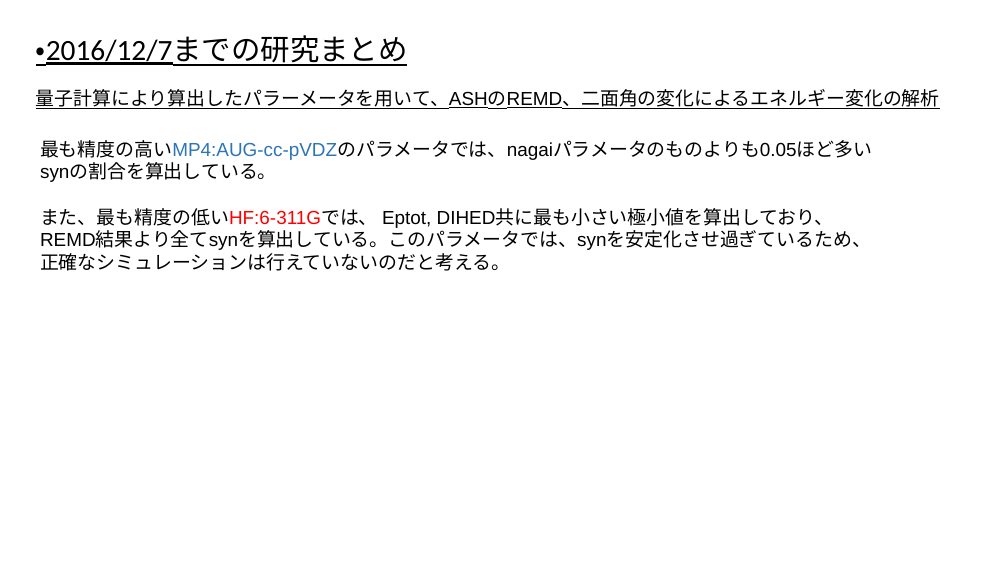
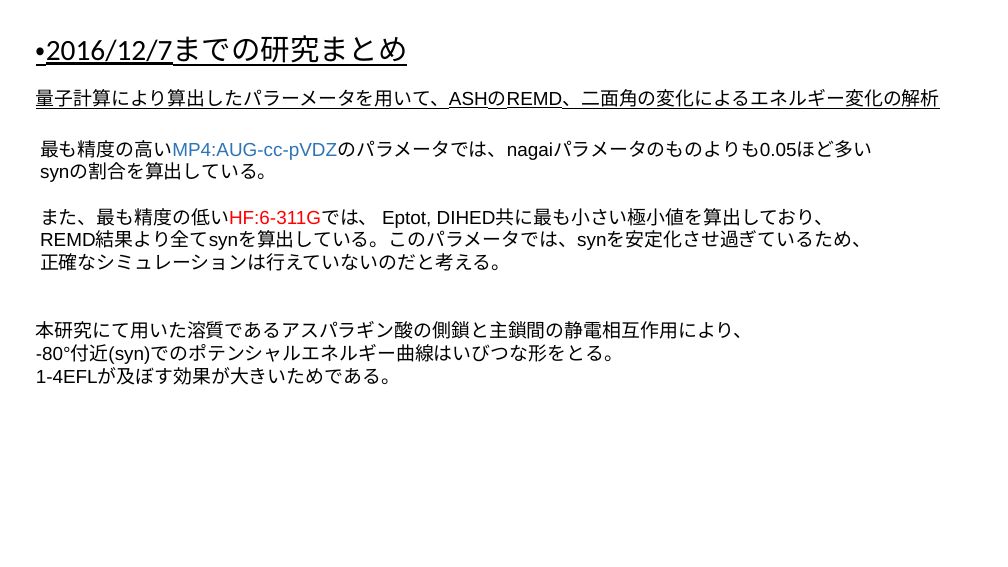
Before and after one commit to Onadius/Python_Labo, a slide deck: slide 23 of lab/SOTSURON/all_data/miyawaki_shintyoku_final_lab.pptx (slide 12 before the commit). Drawn at 1008x567 pixels with LibreOffice and Linux fonts; fonts in the diff are those of the drawing. Boxes give left, top, right and bottom in pixels: in the first picture for what was removed or moved away, otherwise in the second. Text is boxed around its words. In the diff, an @@ line names an element or a change of style, - is before the commit and + after.

Commit message:
ff99SBにてシミュレーション及びデータの収集

```diff
--- a/lab/SOTSURON/all_data/miyawaki_shintyoku_final_lab.pptx
+++ b/lab/SOTSURON/all_data/miyawaki_shintyoku_final_lab.pptx
@@ text added at [36, 321, 753, 385], 18 pt, text #000000 @@
+本研究にて用いた溶質であるアスパラギン酸の側鎖と主鎖間の静電相互作用により、
+-80°付近(syn)でのポテンシャルエネルギー曲線はいびつな形をとる。
+1-4EFLが及ぼす効果が大きいためである。
```
Also in this commit, not shown: 9 other slides changed, 14 slides added, 1 slide removed, 13 other files.
